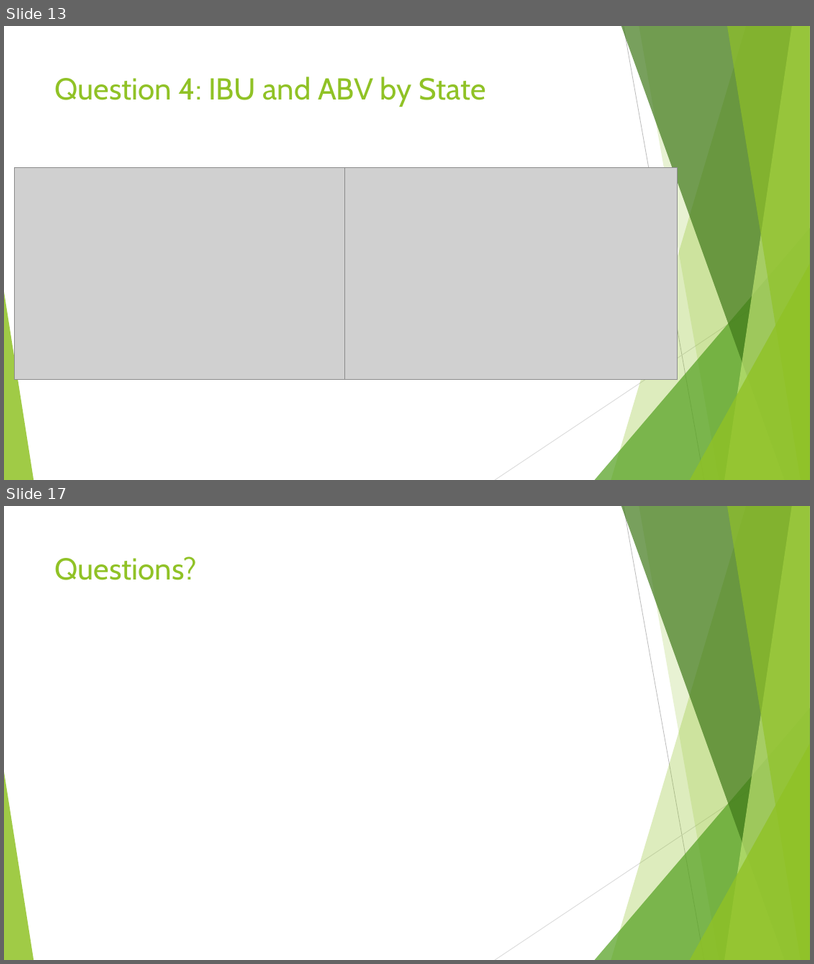
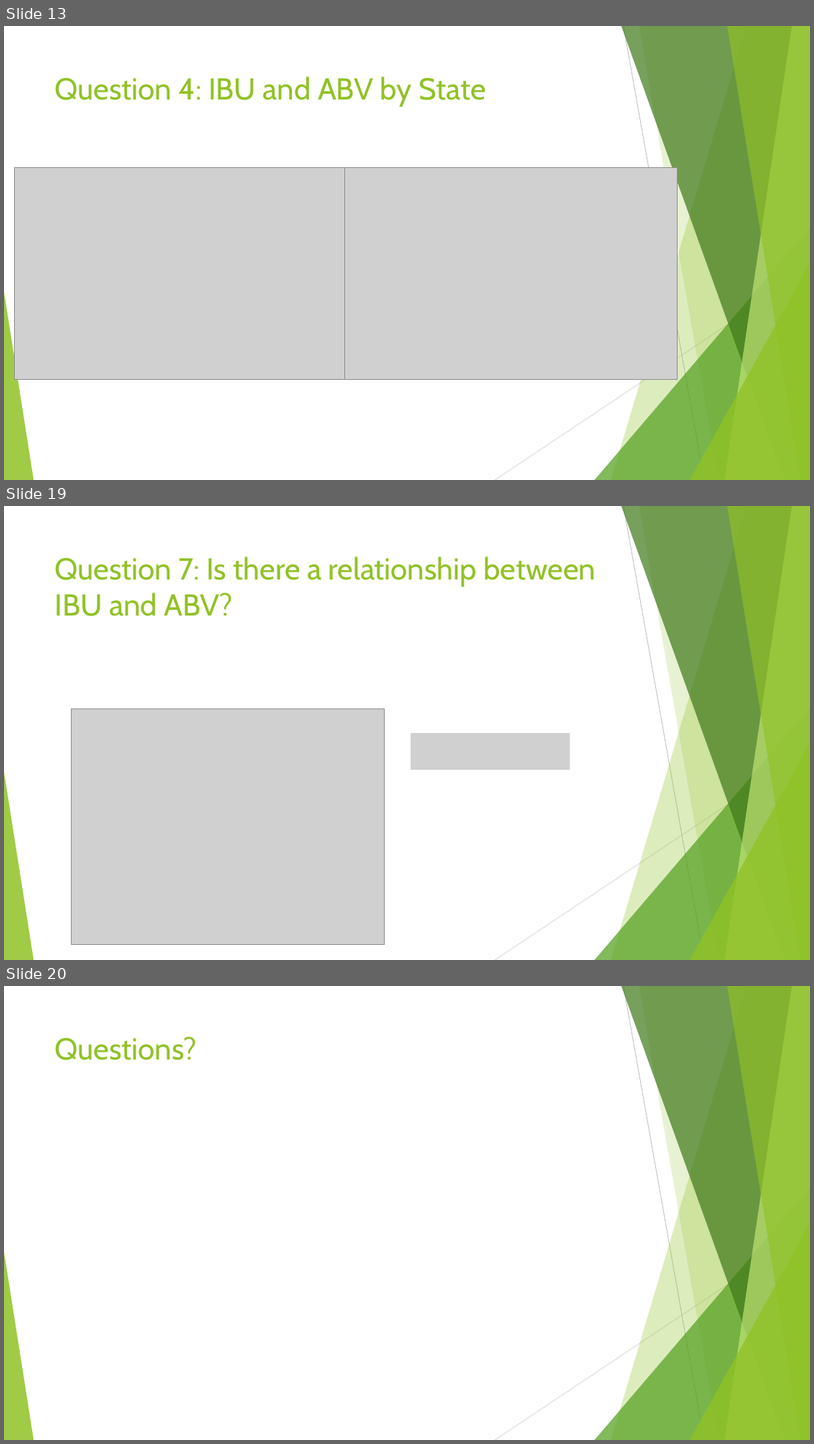
Before and after one commit to vazquezs123/DATA_SCIENCE_CS01, a slide deck: Breweries and Beer Study.pptx. Shown one above the other, each under a label of ours: slides 13 and 17 before the commit, slides 13, 19 and 20 after it; the slides between them are not shown. The pictures are 814x964 and 814x1444 pixels, drawn with LibreOffice and Linux fonts; fonts in the diff are those of the drawing; grey boxes stand for pictures. Boxes give left, top, right and bottom in pixels: in the first picture for what was removed or moved away, otherwise in the second. Text is boxed around its words. In the diff, an @@ line names an element or a change of style, - is before the commit and + after.

```diff
--- a/Breweries and Beer Study.pptx
+++ b/Breweries and Beer Study.pptx
@@ slide 19 added at bbox=[4, 506, 810, 960], background #FFFFFF; not listed: 10 template elements that a slide beside it also shows @@
@@ title added at bbox=[55, 556, 596, 616], 36 pt, text #90C226 @@
+Question 7: Is there a relationship between IBU and ABV?
@@ picture added at bbox=[71, 708, 384, 944] @@
@@ picture added at bbox=[411, 733, 571, 770] @@
@@ what was slide 17 is now slide 20 @@
```
Also in this commit, not shown: 5 slides changed, 2 other slides added, 9 other files.
